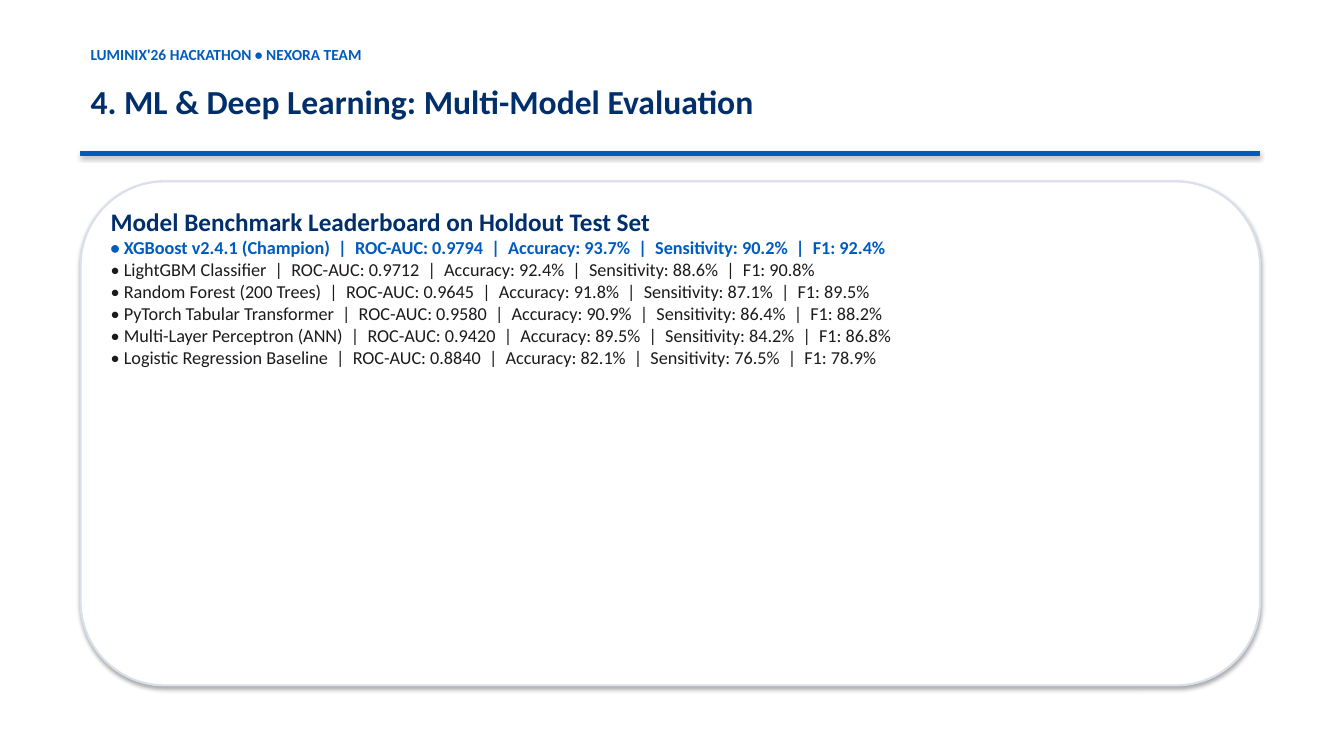
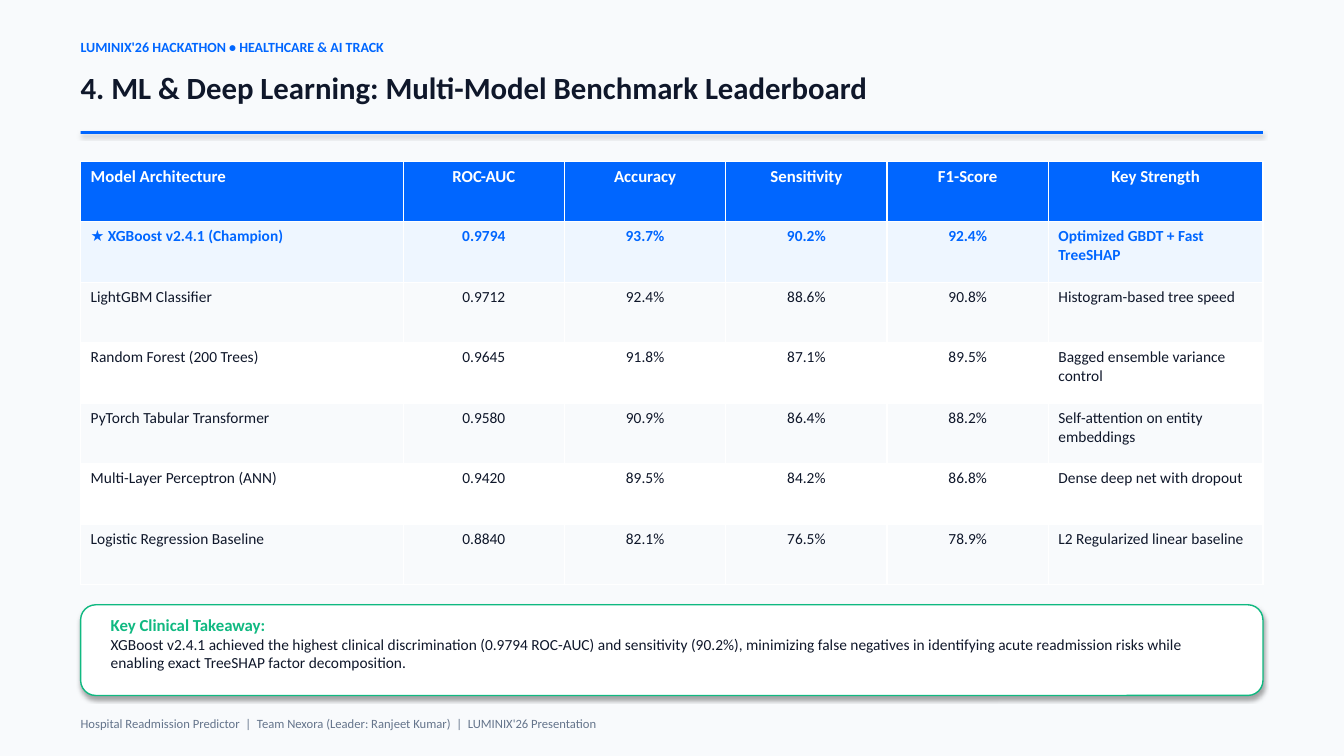
Before and after one commit to Ranjeet7680/Hospital-Readmission-Predictor, a slide deck: slide 5 of Hospital_Readmission_Predictor_LUMINIX26.pptx. Drawn at 1344x756 pixels with LibreOffice and Linux fonts; fonts in the diff are those of the drawing. Boxes give left, top, right and bottom in pixels: in the first picture for what was removed or moved away, otherwise in the second. Text is boxed around its words. In the diff, an @@ line names an element or a change of style, - is before the commit and + after.

Commit message:
docs(presentation): upgrade 16-slide executive PPTX deck for LUMINIX'26 hackathon

```diff
--- a/Hospital_Readmission_Predictor_LUMINIX26.pptx
+++ b/Hospital_Readmission_Predictor_LUMINIX26.pptx
@@ rectangle added at <box>0,0,1344,756</box>, fill #F8FAFC @@
@@ text at <box>81,42,384,52</box>: text changed; size 11 to 10 pt; text colour #005BBF to #0066FF @@
-LUMINIX'26 HACKATHON • NEXORA TEAM
+LUMINIX'26 HACKATHON • HEALTHCARE & AI TRACK
@@ text at <box>81,77,867,105</box>: text changed; size 24 to 22 pt; text colour #002F6C to #0F172A @@
-4. ML & Deep Learning: Multi-Model Evaluation
+4. ML & Deep Learning: Multi-Model Benchmark Leaderboard
@@ rectangle: place and size @@
-rectangle at <box>81,151,1260,155</box>
+rectangle at <box>81,131,1263,134</box>
@@ rectangle at <box>81,131,1263,134</box>: fill #005BBF to #0066FF; outline #005BBF 0.75 pt to none @@
@@ table added at <box>81,161,1263,585</box>, 7 rows, 6 columns @@
+Model Architecture | ROC-AUC | Accuracy | Sensitivity | F1-Score | Key Strength
+★ XGBoost v2.4.1 (Champion) | 0.9794 | 93.7% | 90.2% | 92.4% | Optimized GBDT + Fast TreeSHAP
+LightGBM Classifier | 0.9712 | 92.4% | 88.6% | 90.8% | Histogram-based tree speed
+Random Forest (200 Trees) | 0.9645 | 91.8% | 87.1% | 89.5% | Bagged ensemble variance control
+PyTorch Tabular Transformer | 0.9580 | 90.9% | 86.4% | 88.2% | Self-attention on entity embeddings
+Multi-Layer Perceptron (ANN) | 0.9420 | 89.5% | 84.2% | 86.8% | Dense deep net with dropout
+Logistic Regression Baseline | 0.8840 | 82.1% | 76.5% | 78.9% | L2 Regularized linear baseline
@@ rounded rectangle removed at <box>81,181,1260,686</box> @@
@@ text removed at <box>111,213,891,367</box> @@
-Model Benchmark Leaderboard on Holdout Test Set
-• XGBoost v2.4.1 (Champion) | ROC-AUC: 0.9794 | Accuracy: 93.7% | Sensitivity: 90.2% | F1: 92.4%
-• LightGBM Classifier | ROC-AUC: 0.9712 | Accuracy: 92.4% | Sensitivity: 88.6% | F1: 90.8%
-• Random Forest (200 Trees) | ROC-AUC: 0.9645 | Accuracy: 91.8% | Sensitivity: 87.1% | F1: 89.5%
-• PyTorch Tabular Transformer | ROC-AUC: 0.9580 | Accuracy: 90.9% | Sensitivity: 86.4% | F1: 88.2%
-• Multi-Layer Perceptron (ANN) | ROC-AUC: 0.9420 | Accuracy: 89.5% | Sensitivity: 84.2% | F1: 86.8%
-• Logistic Regression Baseline | ROC-AUC: 0.8840 | Accuracy: 82.1% | Sensitivity: 76.5% | F1: 78.9%
@@ rounded rectangle added at <box>81,605,1263,696</box>, fill #FFFFFF, outline #10B981 1 pt @@
@@ text added at <box>111,619,1181,671</box>, 11 pt, text #0F172A @@
+Key Clinical Takeaway:
+XGBoost v2.4.1 achieved the highest clinical discrimination (0.9794 ROC-AUC) and sensitivity (90.2%), minimizing false negatives in identifying acute readmission risks while enabling exact TreeSHAP factor decomposition.
@@ text added at <box>81,719,596,730</box>, 9 pt, text #64748B @@
+Hospital Readmission Predictor | Team Nexora (Leader: Ranjeet Kumar) | LUMINIX'26 Presentation
```
Also in this commit, not shown: 3 other slides changed, 12 slides added, 11 slides removed, 1 other file.
